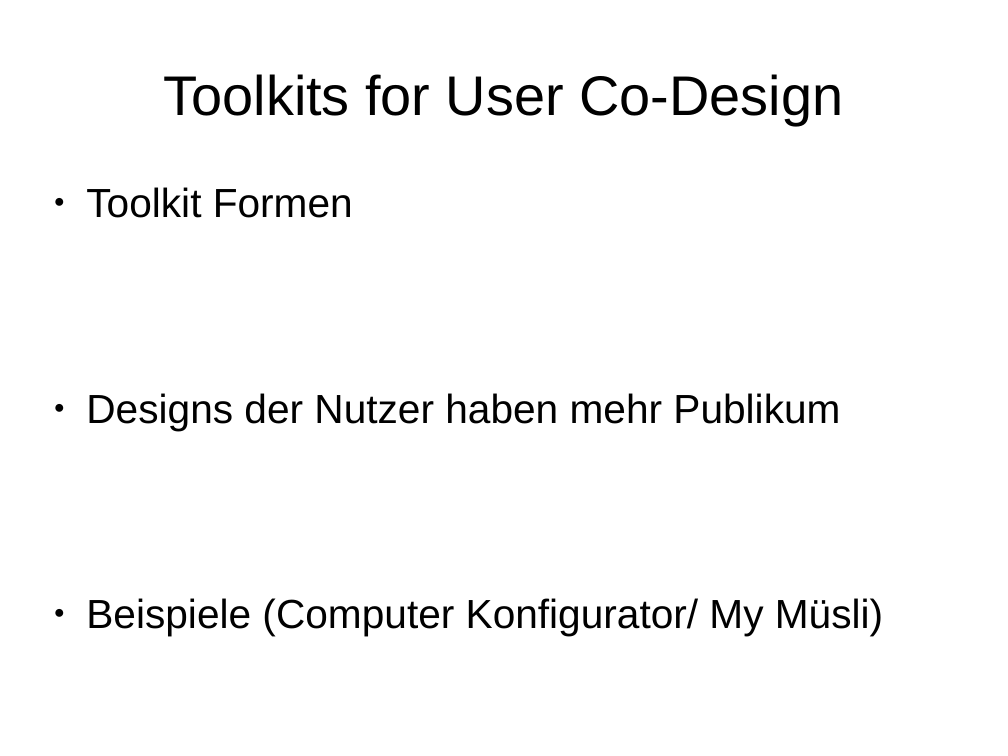
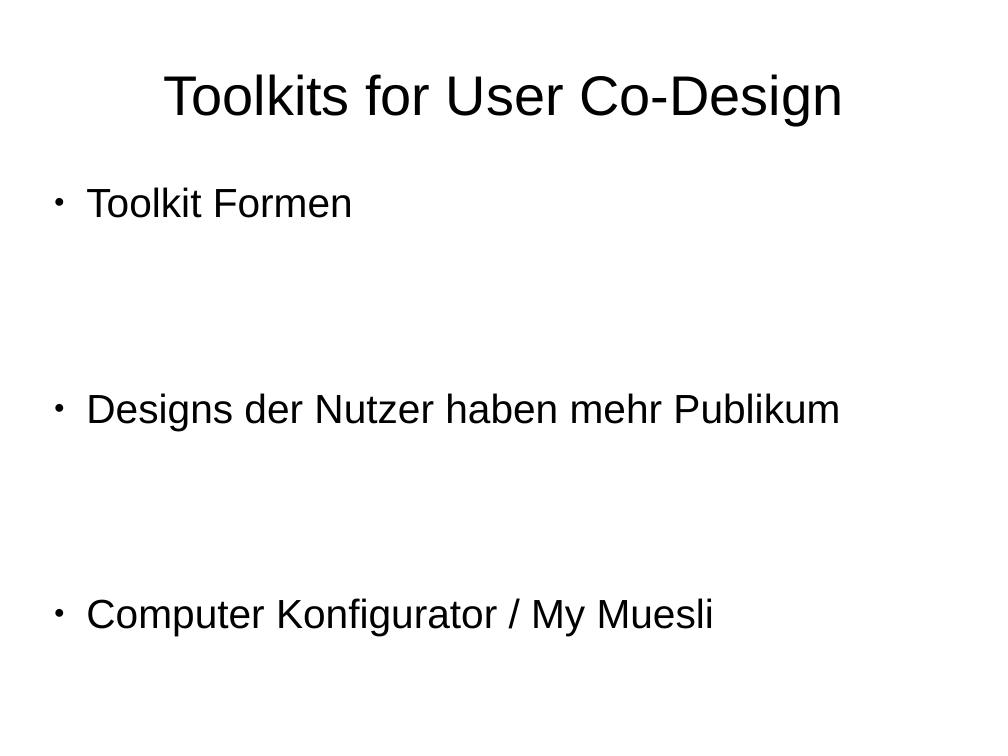
Before and after one commit to Anton1718/IMM_SocialMediaInADevelopmentProcess4711, a slide deck: slide 5 of Folien-Co-Creation.odp. Drawn at 1008x756 pixels with LibreOffice and Linux fonts; fonts in the diff are those of the drawing. Boxes give left, top, right and bottom in pixels: in the first picture for what was removed or moved away, otherwise in the second. Text is boxed around its words. In the diff, an @@ line names an element or a change of style, - is before the commit and + after.

```diff
--- a/Folien-Co-Creation.odp
+++ b/Folien-Co-Creation.odp
@@ text at [86,598,714,636]: text changed @@
-● Beispiele (Computer Konfigurator/ My Müsli)
+● Computer Konfigurator / My Muesli
```
Also in this commit, not shown: 9 slides added, 1 slide removed, 1 other file.
